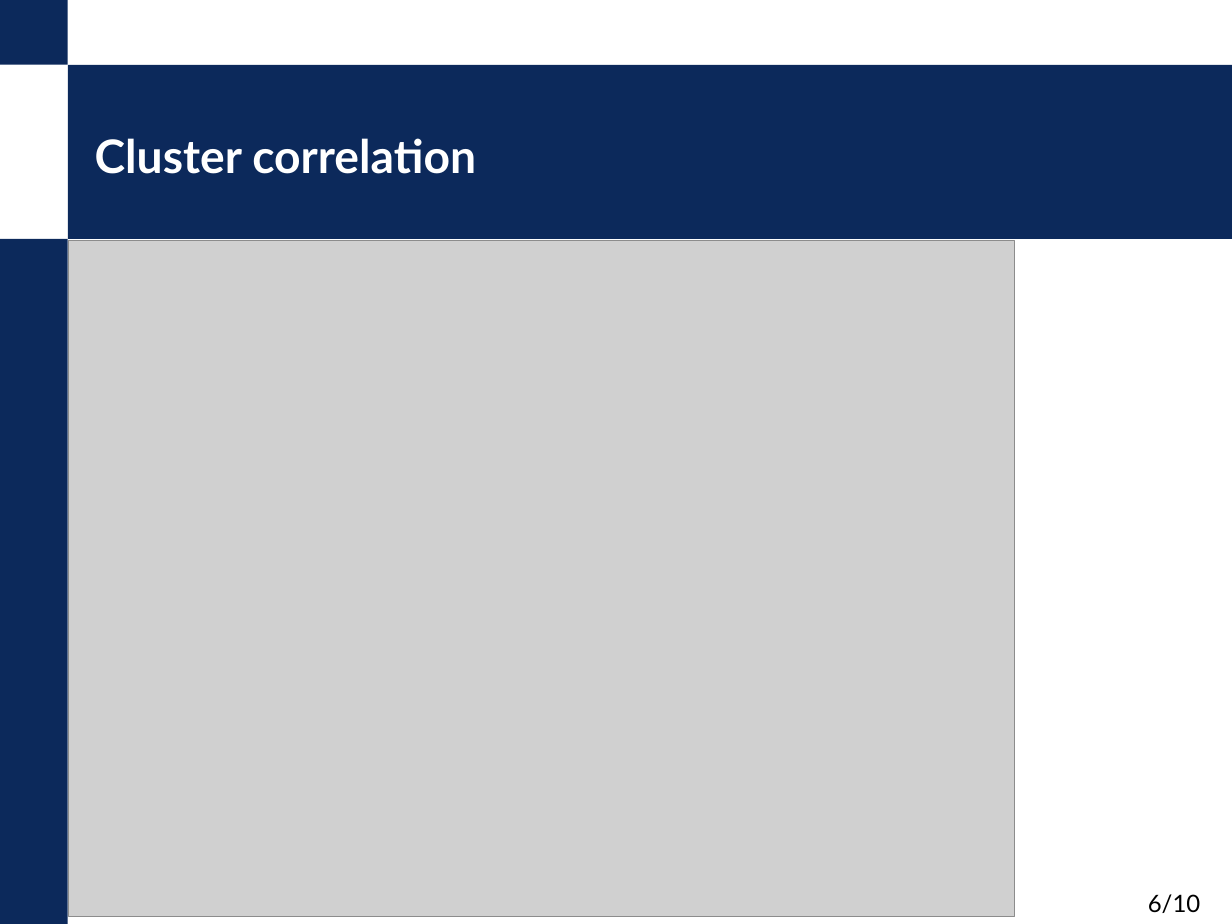
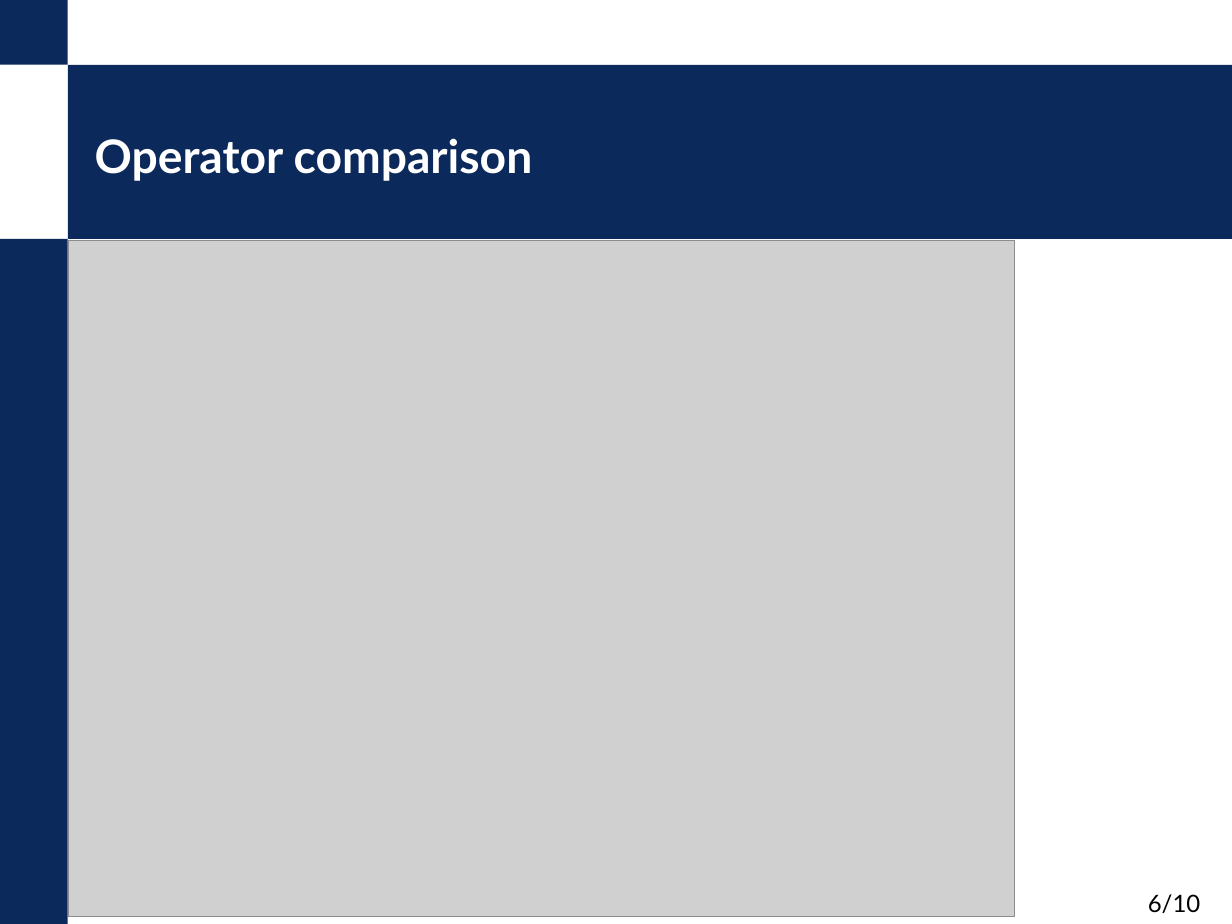
Before and after one commit to nokia-wroclaw/innovativeprojects-healthiness-of-data, a slide deck: slide 6 of KPZ_demo_prezentacja.pptx. Drawn at 1232x924 pixels with LibreOffice and Linux fonts; fonts in the diff are those of the drawing; grey boxes stand for pictures; background and template pictures are left out. Boxes give left, top, right and bottom in pixels: in the first picture for what was removed or moved away, otherwise in the second. Text is boxed around its words. In the diff, an @@ line names an element or a change of style, - is before the commit and + after.

```diff
--- a/KPZ_demo_prezentacja.pptx
+++ b/KPZ_demo_prezentacja.pptx
@@ title at (95,138,533,181): text changed @@
-Cluster correlation
+Operator comparison
```
Also in this commit, not shown: 4 other files.
